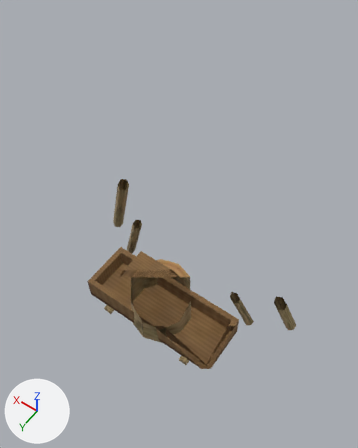
What one commit did to the glTF model apps/web/public/models/slaughter/slaughter.glb.
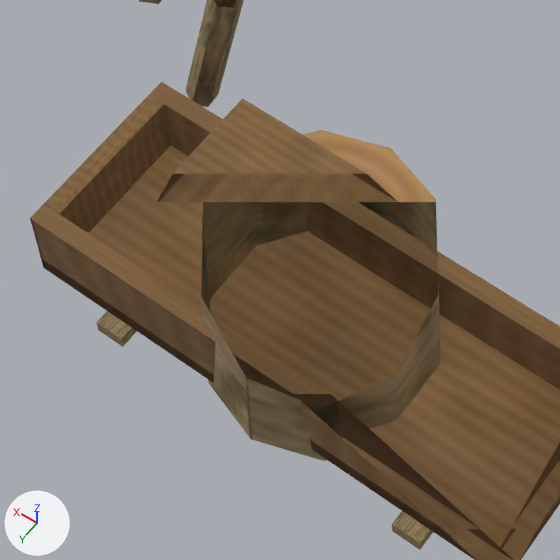
Each version is shown whole from a 50 mm lens placed at (-1.475, 1.781, 4.386), pointed at (-0.204, 0.001, 1.588), then close up on the part from 22% to 62% of the width and 51% to 82% of the height. Lighting does not change. The marker at lower left points along +X, +Y and +Z. The last two pictures show the newer version. Everything nearer to the camera than a plane just in front of the edit is cut away. Vertices at exactly the same position are counted once.

Names of what the first close-up shows: 'block', 'trestle-small', 'trough' and 1 more.
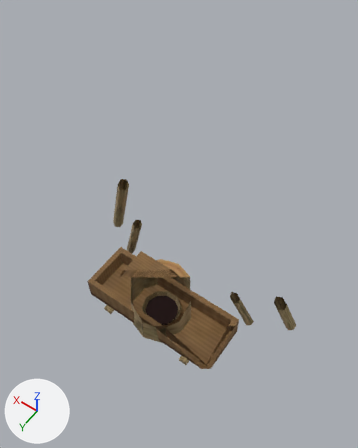
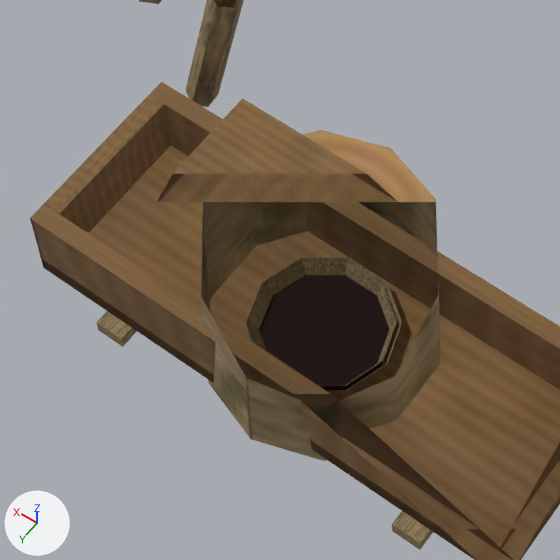
Boxes (x1, y1, x2, y2) around the edits, measured in the close-ups (560 x 560 px; the box of a moved part takes in the faces that stretch with it):
'bowl', reshaped (not visible before)
    after: (246, 257, 402, 390)
part 1 of me_bowl, moved or reshaped (not visible before)
    after: (259, 275, 390, 390)
part 2 of me_bowl, moved or reshaped (not visible before)
    after: (246, 257, 402, 390)

The change, as a list of edits to the scene's bpy script:
```text
Change me_bowl:
    used by ob_bowl; location = (0.0, 0.0, 0.0)
    remove me_bowl.from_pydata(...)  # 52 vertices, 60 faces; spans x -0.14..0.14, y -0.133..0.133, z 0.0..0.09
    add me_bowl.from_pydata(...)  # 52 vertices, 60 faces; spans x -0.19..0.19, y -0.181..0.181, z 0.0..0.13
    me_bowl part 1: the loose piece of 11 vertices spanning x -0.127..0.127, y -0.12..0.12, z 0.07 is scaled about its middle by (1.35, 1.35, 1), then moved by (0.0, 0.0, 0.025)
    me_bowl part 2: 40 of 52 vertices moved; they spanned x -0.14..0.14, y -0.133..0.133, z 0.0..0.09 and now span x -0.19..0.19, y -0.181..0.181, z 0.0..0.13; mean shift (0.0, 0.0, 0.02); largest move (0.113, 0.082, 0.09) -> (0.154, 0.112, 0.13)
```
